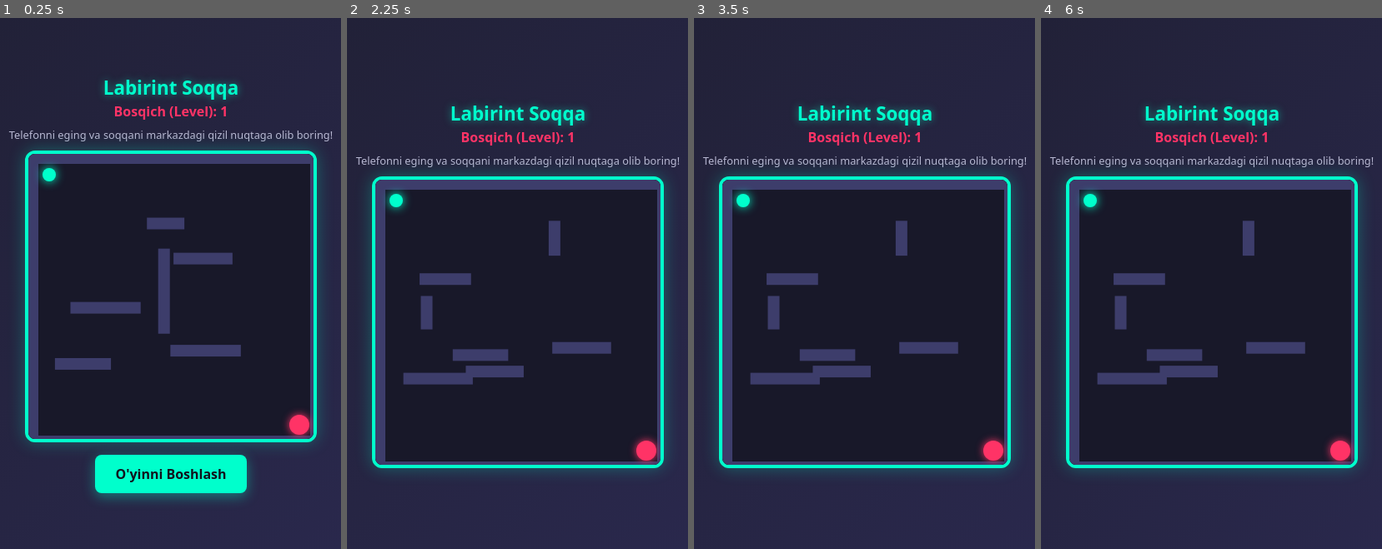
Above: before the commit, frames 1-4 (left to right).
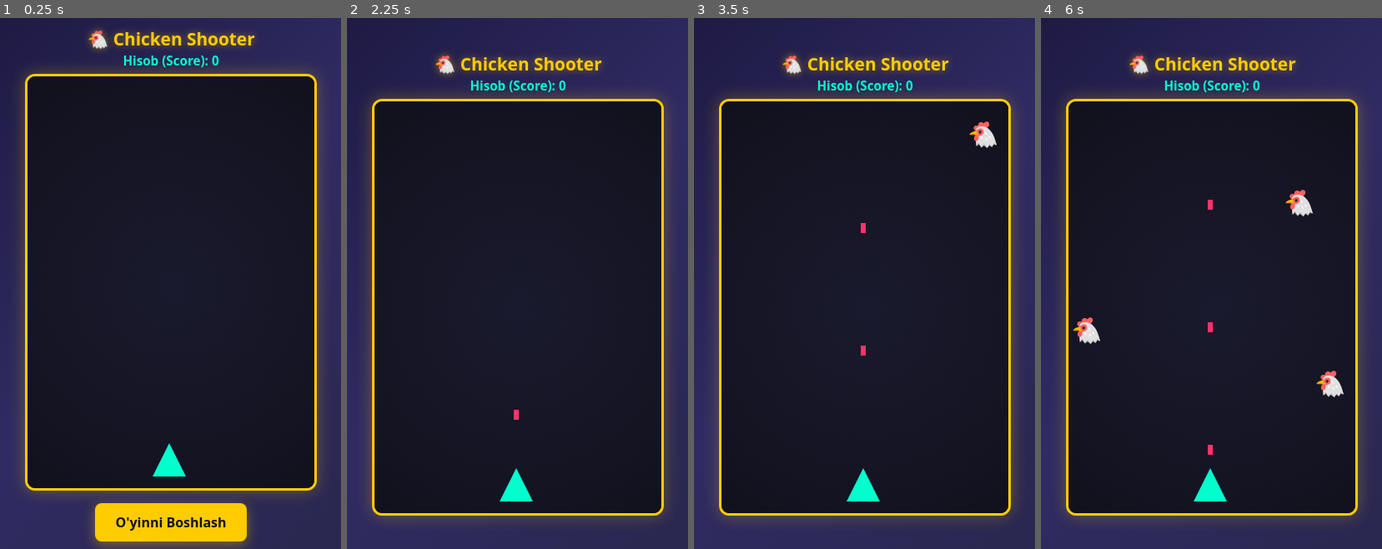
Above: after the commit, the same moments.

Repository: xmfunk2-ops/Ball-Game
Game: browser game, page index.html
The game is run twice, just before and just after one commit, with the same random seed, the same clock (stepped at 60 frames per second) and the same inputs.
Inputs:
- Up to frame 1 (0.25 s): no input
- Up to frame 2 (2.25 s): tap Space at 1.1, 1.6, 2.1 s; click "O'yinni Boshlash" at 2.02 s
- Up to frame 3 (3.5 s): tap Space at 2.6, 3.1 s
- Up to frame 4 (6 s): tap Space every 0.5 s from 3.6 to 5.6 s

The runs differ from the first frame. In frame 1, 45% of the frame differs, in the area x 0-100%, y 0-100%; in frame 2, 42%; in frame 3, 42%; in frame 4, 43%.

Commit message:
Update index.html

Diff:
--- a/index.html
+++ b/index.html
@@ -3,7 +3,7 @@
 <head>
     <meta charset="UTF-8">
     <meta name="viewport" content="width=device-width, initial-scale=1.0, maximum-scale=1.0, user-scalable=no">
-    <title>Cheksiz Labirint Soqqa</title>
+    <title>Cheksiz Chicken Shooter</title>
     <style>
         * {
             box-sizing: border-box;
@@ -13,7 +13,7 @@
             touch-action: none;
         }
         body {
-            background: linear-gradient(135deg, #1e1e2f, #2d2b55);
+            background: linear-gradient(135deg, #0f0c29, #302b63, #24243e);
             color: #ffffff;
             display: flex;
             flex-direction: column;
@@ -23,55 +23,48 @@
             overflow: hidden;
         }
         h1 {
-            font-size: 1.4rem;
+            font-size: 1.3rem;
             margin-bottom: 2px;
+            color: #ffcc00;
+            text-shadow: 0 0 10px rgba(255, 204, 0, 0.5);
+        }
+        #score-board {
+            font-size: 0.95rem;
+            margin-bottom: 6px;
             color: #00ffcc;
-            text-shadow: 0 0 10px rgba(0, 255, 204, 0.5);
-        }
-        #score-board {
-            font-size: 1rem;
-            margin-bottom: 8px;
-            color: #ff3366;
             font-weight: bold;
-        }
-        #info {
-            font-size: 0.8rem;
-            margin-bottom: 10px;
-            color: #b8b8d2;
-            text-align: center;
-            padding: 0 20px;
         }
         #game-container {
             position: relative;
             width: 350px;
-            height: 350px;
+            height: 500px;
             background: #11111d;
-            border: 4px solid #00ffcc;
+            border: 3px solid #ffcc00;
             border-radius: 12px;
-            box-shadow: 0 0 20px rgba(0, 255, 204, 0.3);
+            box-shadow: 0 0 20px rgba(255, 204, 0, 0.3);
             overflow: hidden;
         }
         canvas {
             display: block;
-            background: #181829;
+            background: radial-gradient(circle, #1a1a2e 0%, #11111d 100%);
         }
         #start-btn {
             margin-top: 15px;
             padding: 12px 24px;
             font-size: 1rem;
             font-weight: bold;
-            background: #00ffcc;
+            background: #ffcc00;
             color: #11111d;
             border: none;
             border-radius: 8px;
             cursor: pointer;
-            box-shadow: 0 4px 15px rgba(0, 255, 204, 0.4);
+            box-shadow: 0 4px 15px rgba(255, 204, 0, 0.4);
             transition: 0.2s;
         }
         #start-btn:active {
             transform: scale(0.95);
         }
-        #win-message {
+        #game-over {
             position: absolute;
             top: 0;
             left: 0;
@@ -83,29 +76,39 @@
             align-items: center;
             justify-content: center;
             font-size: 1.8rem;
-            color: #00ffcc;
+            color: #ff3366;
             font-weight: bold;
             display: none;
             z-index: 10;
         }
-        #win-message span {
+        #game-over span {
             font-size: 1rem;
             color: #fff;
             margin-top: 10px;
         }
+        #restart-btn {
+            margin-top: 15px;
+            padding: 8px 16px;
+            font-size: 0.9rem;
+            background: #00ffcc;
+            color: #11111d;
+            border: none;
+            border-radius: 6px;
+            cursor: pointer;
+        }
     </style>
 </head>
 <body>
 
-    <h1>Labirint Soqqa</h1>
-    <div id="score-board">Bosqich (Level): <span id="level-num">1</span></div>
-    <div id="info">Telefonni eging va soqqani markazdagi qizil nuqtaga olib boring!</div>
+    <h1>🐔 Chicken Shooter</h1>
+    <div id="score-board">Hisob (Score): <span id="score">0</span></div>
 
     <div id="game-container">
-        <canvas id="gameCanvas" width="350" height="350"></canvas>
-        <div id="win-message">
-            Ajoyib! 🏆
-            <span id="next-text">Keyingi murakkab bosqichga o'tish...</span>
+        <canvas id="gameCanvas" width="350" height="500"></canvas>
+        <div id="game-over">
+            O'yin Tugadi! 💥
+            <span id="final-score">Hisobingiz: 0</span>
+            <button id="restart-btn" onclick="resetGame()">Qaytadan O'ynash</button>
         </div>
     </div>
 
@@ -115,162 +118,177 @@
         const canvas = document.getElementById("gameCanvas");
         const ctx = canvas.getContext("2d");
         const startBtn = document.getElementById("start-btn");
-        const winMessage = document.getElementById("win-message");
-        const levelNumEl = document.getElementById("level-num");
-
-        let currentLevel = 1;
-
-        let ball = {
-            x: 25,
-            y: 25,
-            radius: 8,
-            vx: 0,
-            vy: 0,
-            speed: 0.35
+        const gameOverScreen = document.getElementById("game-over");
+        const scoreEl = document.getElementById("score");
+        const finalScoreEl = document.getElementById("final-score");
+
+        let score = 0;
+        let gameActive = false;
+        let tiltX = 0;
+
+        // O'yinchi (Kema)
+        let player = {
+            x: 150,
+            y: 440,
+            w: 40,
+            h: 40,
+            speed: 5
         };
 
-        const target = {
-            x: 325,
-            y: 325,
-            radius: 12
-        };
-
-        let walls = [];
-        let tiltX = 0;
-        let tiltY = 0;
-        let gameActive = false;
-
-        // Cheksiz va qiyinlashib boruvchi labirint generatori
-        function generateMaze(level) {
-            walls = [];
-
-            // Tashqi devorlar doimiy
-            walls.push({x: 0, y: 0, w: 350, h: 12});
-            walls.push({x: 0, y: 0, w: 12, h: 350});
-            walls.push({x: 338, y: 0, w: 12, h: 350});
-            walls.push({x: 0, y: 338, w: 350, h: 12});
-
-            // Level oshgani sayin devorlar soni ko'payib boradi (cheksiz ravishda)
-            // Har 5 ta levelda devorlar qalinligi yupqalashib, zichroq to'siqlar hosil qiladi
-            let wallCount = 5 + level * 2;
-
-            for (let i = 0; i < wallCount; i++) {
-                // Level oshgani sari devorlar o'lchami o'zgarib, tor yo'laklar hosil qiladi
-                let w = Math.random() > 0.4 ? (30 + Math.random() * 70) : 14;
-                let h = w === 14 ? (40 + Math.random() * 80) : 14;
-
-                let x = 30 + Math.random() * (270 - w);
-                let y = 30 + Math.random() * (270 - h);
-
-                // Start (0,0) va Target (350,350) atrofi to'sib qo'yilishining oldini olamiz
-                if ((x < 75 && y < 75) || (x > 250 && y > 250)) continue;
-
-                walls.push({x: x, y: y, w: w, h: h});
-            }
-
-            // To'pni boshlang'ich nuqtaga qaytarish
-            ball.x = 25;
-            ball.y = 25;
-            ball.vx = 0;
-            ball.vy = 0;
-
-            // Qiyinchilik: Level oshgan sari to'pning tezlik reaksiyasi biroz kuchayadi (boshqarish qiyinlashadi)
-            // Lekin haddan tashqari tezlashib ketmasligi uchun cheklab qo'yamiz
-            ball.speed = 0.35 + Math.min(level * 0.03, 0.4);
-        }
-
-        function checkCollision(nx, ny) {
-            for (let wall of walls) {
-                let closestX = Math.max(wall.x, Math.min(nx, wall.x + wall.w));
-                let closestY = Math.max(wall.y, Math.min(ny, wall.y + wall.h));
-                let distX = nx - closestX;
-                let distY = ny - closestY;
-                if (Math.sqrt((distX * distX) + (distY * distY)) < ball.radius) {
-                    return true;
-                }
-            }
-            return false;
-        }
+        let bullets = [];
+        let chickens = [];
+        let spawnTimer = 0;
+        let spawnInterval = 60; // Tovuqlar chiqish tezligi (kamayib boradi)
+
+        // Tovuqlar va o'qlar massivini boshqarish
+        function spawnChicken() {
+            let size = 35;
+            let x = Math.random() * (canvas.width - size);
+            chickens.push({
+                x: x,
+                y: -40,
+                w: size,
+                h: size,
+                speed: 1.2 + Math.random() * 1.5
+            });
+        }
+
+        // Avtomatik o'q otish
+        function shootBullet() {
+            if (!gameActive) return;
+            bullets.push({
+                x: player.x + player.w / 2 - 3,
+                y: player.y,
+                w: 6,
+                h: 12,
+                speed: 7
+            });
+        }
+        setInterval(shootBullet, 350); // Har 0.35 sekundda avtofire
 
         function update() {
             if (!gameActive) return;
 
-            ball.vx = tiltX * ball.speed;
-            ball.vy = tiltY * ball.speed;
-
-            let nextX = ball.x + ball.vx;
-            let nextY = ball.y + ball.vy;
-
-            if (!checkCollision(nextX, ball.y)) ball.x = nextX;
-            if (!checkCollision(ball.x, nextY)) ball.y = nextY;
-
-            let distToTarget = Math.sqrt(Math.pow(ball.x - target.x, 2) + Math.pow(ball.y - target.y, 2));
-            if (distToTarget < ball.radius + target.radius - 4) {
-                gameActive = false;
-                winMessage.style.display = 'flex';
-
-                // 1.5 soniyadan keyin keyingi cheksiz bosqichga o'tish
-                setTimeout(() => {
-                    currentLevel++;
-                    levelNumEl.innerText = currentLevel;
-                    generateMaze(currentLevel);
-                    winMessage.style.display = 'none';
-                    gameActive = true;
-                }, 1500);
+            // Giroskop orqali kemani harakatlantirish
+            player.x += tiltX * player.speed;
+            if (player.x < 0) player.x = 0;
+            if (player.x > canvas.width - player.w) player.x = canvas.width - player.w;
+
+            // O'ylarni harakatlantirish
+            for (let i = bullets.length - 1; i >= 0; i--) {
+                bullets[i].y -= bullets[i].speed;
+                if (bullets[i].y < 0) {
+                    bullets.splice(i, 1);
+                }
+            }
+
+            // Tovuqlarni harakatlantirish va qiyinlashtirish
+            spawnTimer++;
+            if (spawnTimer > spawnInterval) {
+                spawnChicken();
+                spawnTimer = 0;
+                // Vaqt o'tgan sari tovuqlar tezroq va ko'proq chiqadi (cheksiz qiyinlashish)
+                if (spawnInterval > 20) spawnInterval -= 0.5;
+            }
+
+            for (let i = chickens.length - 1; i >= 0; i--) {
+                chickens[i].y += chickens[i].speed;
+
+                // Tovuq pastga tushib ketsa - Yutqazasiz!
+                if (chickens[i].y > canvas.height) {
+                    endGame();
+                }
+
+                // Kema bilan tovuq to'qnashsa - Yutqazasiz!
+                if (
+                    player.x < chickens[i].x + chickens[i].w &&
+                    player.x + player.w > chickens[i].x &&
+                    player.y < chickens[i].y + chickens[i].h &&
+                    player.y + player.h > chickens[i].y
+                ) {
+                    endGame();
+                }
+
+                // O'q tekkanini tekshirish (Tovuqni otib tushirish)
+                for (let j = bullets.length - 1; j >= 0; j--) {
+                    if (
+                        bullets[j].x < chickens[i].x + chickens[i].w &&
+                        bullets[j].x + bullets[j].w > chickens[i].x &&
+                        bullets[j].y < chickens[i].y + chickens[i].h &&
+                        bullets[j].y + bullets[j].h > chickens[i].y
+                    ) {
+                        // Tovuq yo'q qilindi
+                        chickens.splice(i, 1);
+                        bullets.splice(j, 1);
+                        score += 10;
+                        scoreEl.innerText = score;
+                        break;
+                    }
+                }
             }
         }
 
         function draw() {
             ctx.clearRect(0, 0, canvas.width, canvas.height);
 
-            // Devorlarni chizish
-            ctx.fillStyle = '#3d3d6b';
-            for (let wall of walls) {
-                ctx.fillRect(wall.x, wall.y, wall.w, wall.h);
-            }
-
-            // Nishonni chizish
+            // Kemani chizish (Kosmik kema shakli)
+            ctx.fillStyle = '#00ffcc';
             ctx.beginPath();
-            ctx.arc(target.x, target.y, target.radius, 0, Math.PI * 2);
+            ctx.moveTo(player.x + player.w / 2, player.y);
+            ctx.lineTo(player.x, player.y + player.h);
+            ctx.lineTo(player.x + player.w, player.y + player.h);
+            ctx.closePath();
+            ctx.fill();
+
+            // O'qlarni chizish
             ctx.fillStyle = '#ff3366';
-            ctx.shadowBlur = 10;
-            ctx.shadowColor = '#ff3366';
-            ctx.fill();
-            ctx.closePath();
-            ctx.shadowBlur = 0;
-
-            // Soqqani chizish
-            ctx.beginPath();
-            ctx.arc(ball.x, ball.y, ball.radius, 0, Math.PI * 2);
-            ctx.fillStyle = '#00ffcc';
-            ctx.shadowBlur = 12;
-            ctx.shadowColor = '#00ffcc';
-            ctx.fill();
-            ctx.closePath();
-            ctx.shadowBlur = 0;
+            for (let b of bullets) {
+                ctx.fillRect(b.x, b.y, b.w, b.h);
+            }
+
+            // Tovuqlarni chizish (Emoji ko'rinishida)
+            ctx.font = "30px Arial";
+            for (let c of chickens) {
+                ctx.fillText("🐔", c.x, c.y + 30);
+            }
         }
 
         function loop() {
             update();
             draw();
-            requestAnimationFrame(loop);
-        }
-
-        // Kompyuter uchun strelka tugmalari
+            if (gameActive) {
+                requestAnimationFrame(loop);
+            }
+        }
+
+        function endGame() {
+            gameActive = false;
+            finalScoreEl.innerText = "Hisobingiz: " + score;
+            gameOverScreen.style.display = 'flex';
+        }
+
+        function resetGame() {
+            score = 0;
+            scoreEl.innerText = score;
+            chickens = [];
+            bullets = [];
+            spawnInterval = 60;
+            player.x = 150;
+            gameOverScreen.style.display = 'none';
+            gameActive = true;
+            loop();
+        }
+
+        // Kompyuter uchun strelka tugmalari (test qilish uchun)
         window.addEventListener('keydown', (e) => {
-            if (e.key === 'ArrowLeft') tiltX = -3;
-            if (e.key === 'ArrowRight') tiltX = 3;
-            if (e.key === 'ArrowUp') tiltY = -3;
-            if (e.key === 'ArrowDown') tiltY = 3;
+            if (e.key === 'ArrowLeft') tiltX = -2;
+            if (e.key === 'ArrowRight') tiltX = 2;
         });
         window.addEventListener('keyup', (e) => {
             if (['ArrowLeft', 'ArrowRight'].includes(e.key)) tiltX = 0;
-            if (['ArrowUp', 'ArrowDown'].includes(e.key)) tiltY = 0;
         });
 
         startBtn.addEventListener('click', () => {
-            generateMaze(currentLevel);
-
             if (typeof DeviceOrientationEvent !== 'undefined' && typeof DeviceOrientationEvent.requestPermission === 'function') {
                 DeviceOrientationEvent.requestPermission()
                     .then(response => {
@@ -278,6 +296,7 @@
                             window.addEventListener('deviceorientation', handleOrientation);
                             startBtn.style.display = 'none';
                             gameActive = true;
+                            loop();
                         } else {
                             alert("Giroskop uchun ruxsat berilmadi!");
                         }
@@ -286,17 +305,19 @@
                 window.addEventListener('deviceorientation', handleOrientation);
                 startBtn.style.display = 'none';
                 gameActive = true;
+                loop();
             }
         });
 
         function handleOrientation(event) {
-            if (event.gamma !== null) tiltX = event.gamma / 3;
-            if (event.beta !== null) tiltY = event.beta / 3;
-        }
-
-        generateMaze(currentLevel);
+            if (event.gamma !== null) {
+                // gamma: chapga/o'ngga egish (-90 dan 90 gacha)
+                tiltX = event.gamma / 4;
+            }
+        }
+
+        // Boshlang'ich kadr
         draw();
-        loop();
     </script>
 </body>
 </html>
